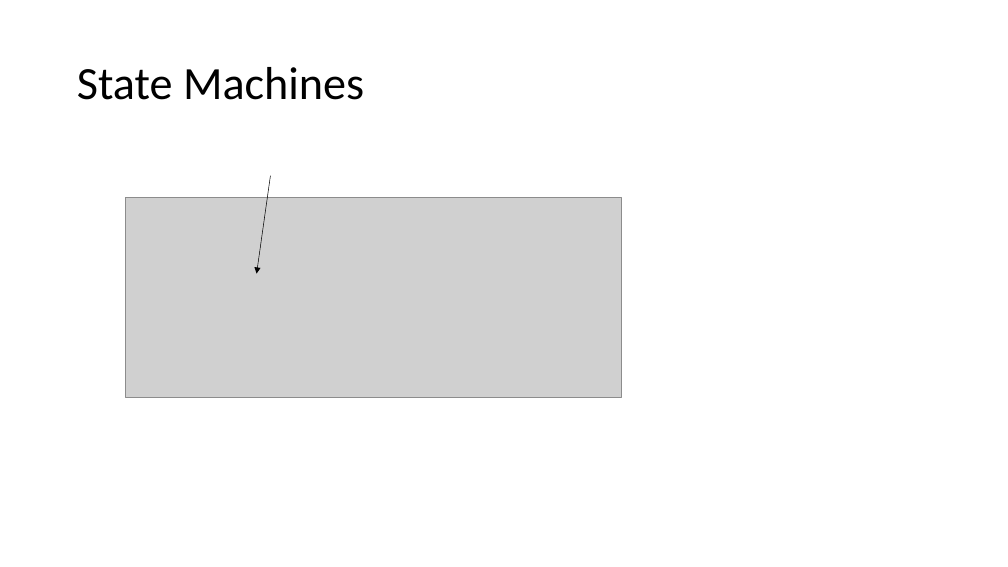
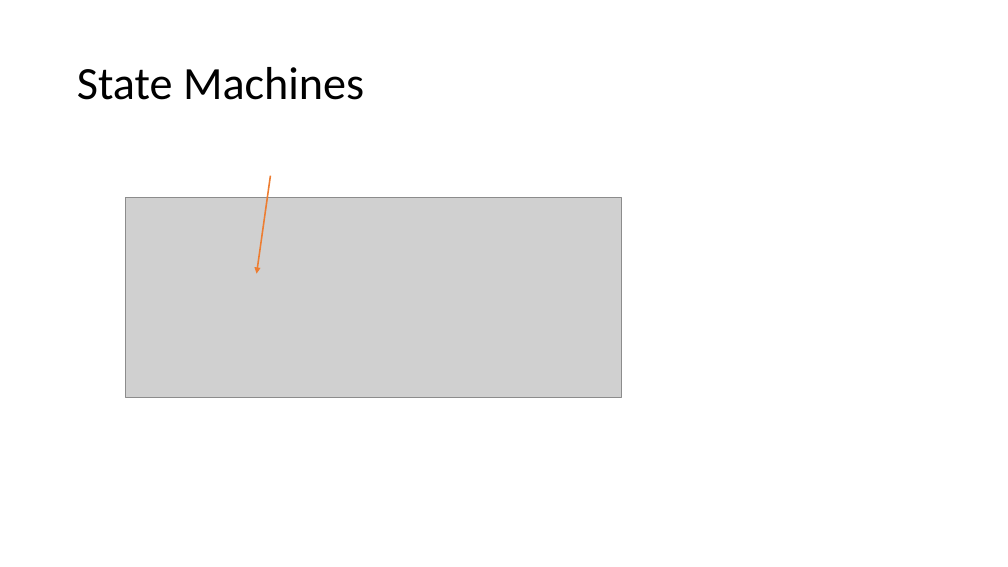
Before and after one commit to tdweber/Schweg_Web, a slide deck: slide 9 of SW04a Recap Schwegler Weber.pptx. Drawn at 1008x567 pixels with LibreOffice and Linux fonts; fonts in the diff are those of the drawing; grey boxes stand for pictures. Boxes give left, top, right and bottom in pixels: in the first picture for what was removed or moved away, otherwise in the second. Text is boxed around its words. In the diff, an @@ line names an element or a change of style, - is before the commit and + after.

```diff
--- a/SW04a Recap Schwegler Weber.pptx
+++ b/SW04a Recap Schwegler Weber.pptx
@@ arrow (271, 175) - (256, 274): stroke #000000 0.5 pt to #ED7D31 1.5 pt @@
```
Also in this commit, not shown: 1 other slide changed, 4 slides added, 1 slide removed.
